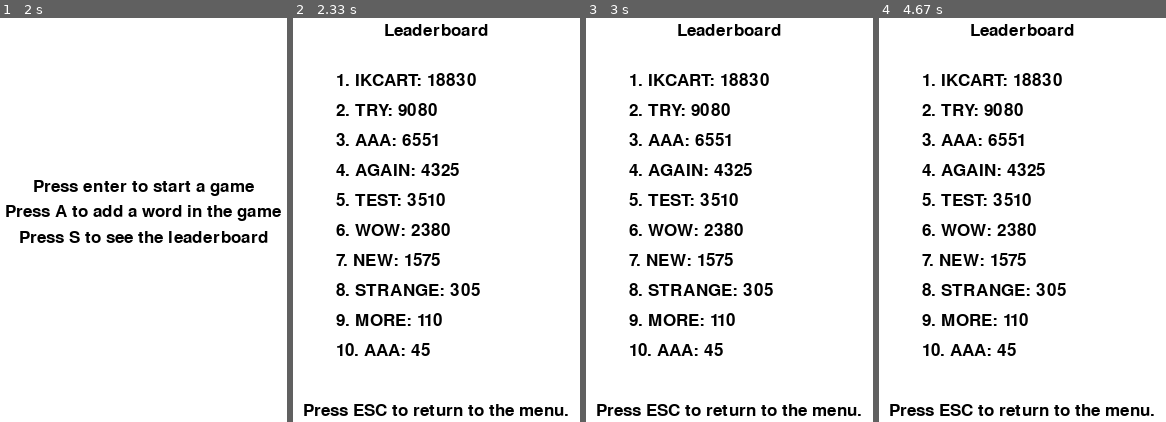
Above: before the commit, frames 1-4 (left to right).
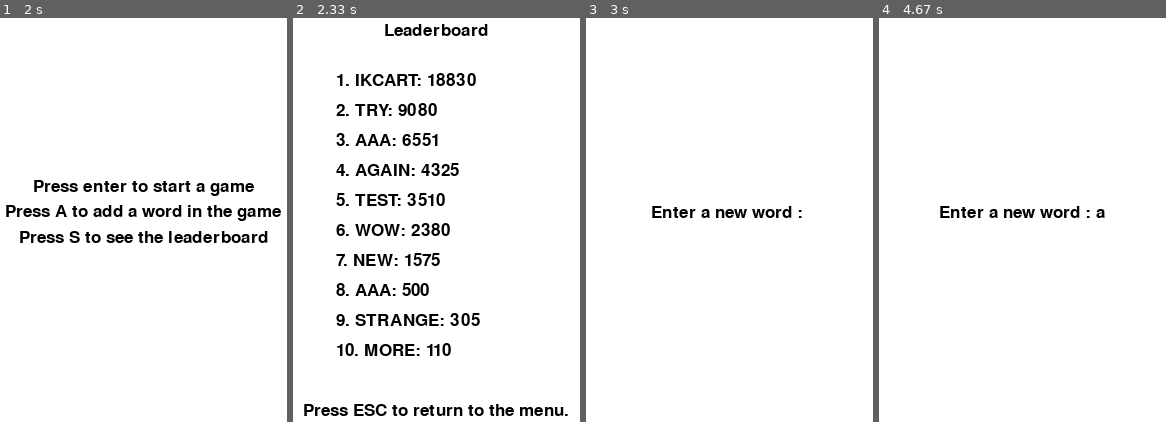
Above: after the commit, the same moments.

Repository: Lucas-Ricart/pendu
Game: pygame game, started from Hangman.py
Two runs of this game, one before a commit and one after it. Both use one fixed random seed, a clock stepped at 60 frames per second and the inputs below.
Inputs:
- Up to frame 1 (2 s): tap Enter at 0.33, 1.8 s; hold Esc 0.67-1.2 s; hold A 1.23-1.77 s
- Up to frame 2 (2.33 s): hold S from 2.13 s (still down)
- Up to frame 3 (3 s): release S at 2.43 s; hold A 2.47-2.87 s
- Up to frame 4 (4.67 s): type "a" at 3.3 s; type "nn" at 3.4 s; tap Enter at 3.63 s; hold A 4.1-4.57 s; type "a" at 4.6 s

Frame 1 is identical in both runs. In frame 2, 2.3% of the frame differs, in the area x 21-66%, y 65-84%; in frame 3, 8.7%; in frame 4, 8.7%, in the area x 3-96%, y 1-99%.

Commit message:
refactor : add reset function

Diff:
--- a/Hangman.py
+++ b/Hangman.py
@@ -40,15 +40,18 @@
 run = True
 
 #game variables
-add = False
-add_word = ""
-display_lb = False
-score = 0
-choice = True
-name_ok = False
-name = ""
-choose_difficulty = False
-difficulty_level = None
+def reset_all() :
+    add = False
+    add_word = ""
+    display_lb = False
+    score = 0
+    choice = True
+    name_ok = False
+    name = ""
+    choose_difficulty = False
+    difficulty_level = None
+    return name_ok, name, choice, add, display_lb, score, choose_difficulty, difficulty_level, add_word
+name_ok, name, choice, add, display_lb, score, choose_difficulty, difficulty_level, add_word = reset_all()
 def restart(difficulty_level) :
     """reset variables"""
     fail = 0
@@ -189,16 +192,7 @@
             if event.key == pygame.K_ESCAPE :
                 add_score(name, score)
                 #ajouter score ici
-                words = []
-                name_ok = False
-                name = ""
-                choice = True
-                add = False
-                display_lb = False
-                score = 0
-                choose_difficulty = False
-                difficulty_level = None
-                add_word = ""
+                name_ok, name, choice, add, display_lb, score, choose_difficulty, difficulty_level, add_word = reset_all()
                 word, fail, guessed, letters, guess = restart(difficulty_level)
             elif guess == word :
                 #increase score
@@ -210,16 +204,7 @@
             elif fail == 7 :
                 if event.key == 13 or event.key == 1073741912 :
                     score = add_score(name, score)
-                    words = []
-                    name_ok = False
-                    name = ""
-                    choice = True
-                    add = False
-                    display_lb = False
-                    score = 0
-                    choose_difficulty = False
-                    difficulty_level = None
-                    add_word = ""
+                    name_ok, name, choice, add, display_lb, score, choose_difficulty, difficulty_level, add_word = reset_all()
                     word, fail, guessed, letters, guess = restart(difficulty_level)
             elif add == True :
                 if event.key == pygame.K_BACKSPACE :
@@ -232,9 +217,6 @@
                         add_word = ""
                 else :
                     add_word += event.unicode.lower()
-            elif display_lb == True :
-                #attention afficher score ici
-                None
             elif choice == True :
                 if event.key == 13 or event.key == 1073741912 :
                     choice = False
--- a/scores.txt
+++ b/scores.txt
@@ -16,3 +16,6 @@
 WOW:20
 WOW:2380
 AAA:45
+NELSON:70
+AAA:500
+POOR:0
